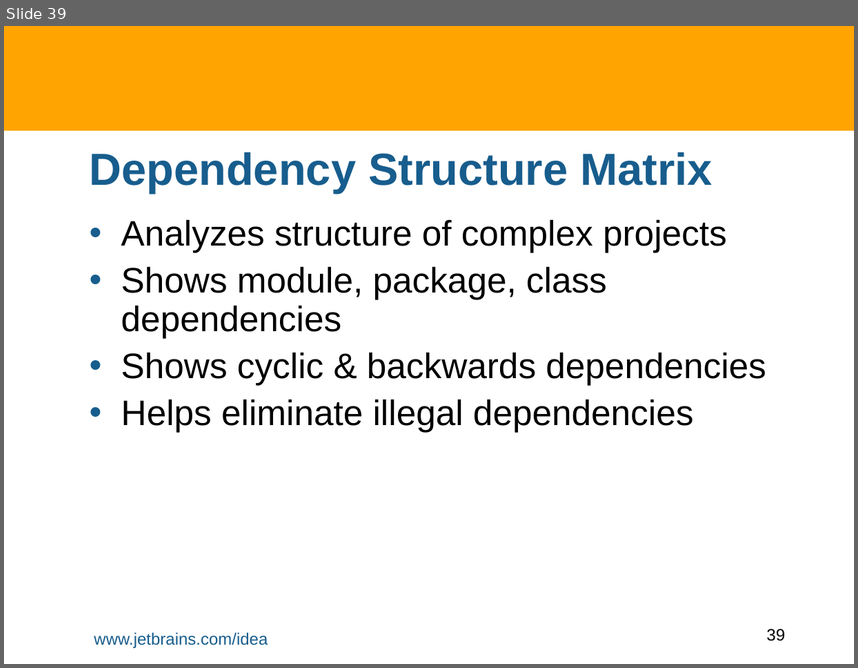
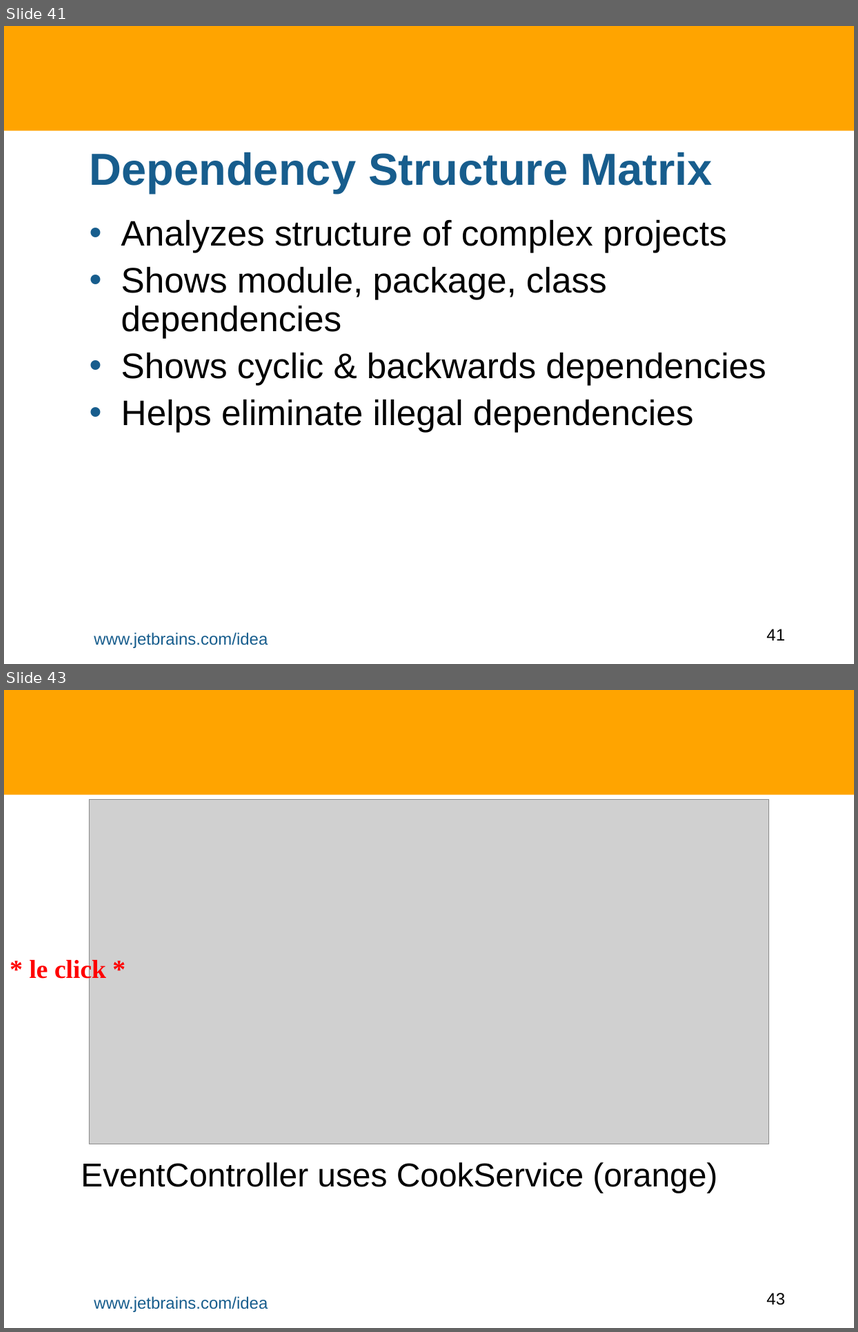
Before and after one commit to HamletDRC/presentations, a slide deck: staticanalysis/StaticAnalysisInIDEA.odp. Shown one above the other, each under a label of ours: slide 39 before the commit, slides 41 and 43 after it; the slides between them are not shown. The pictures are 858x668 and 858x1332 pixels, drawn with LibreOffice and Linux fonts; fonts in the diff are those of the drawing; grey boxes stand for pictures; background and template pictures are left out. Boxes give left, top, right and bottom in pixels: in the first picture for what was removed or moved away, otherwise in the second. Text is boxed around its words. In the diff, an @@ line names an element or a change of style, - is before the commit and + after.

```diff
--- a/staticanalysis/StaticAnalysisInIDEA.odp
+++ b/staticanalysis/StaticAnalysisInIDEA.odp
@@ slide 43 added at (4, 690, 854, 1328), background #FFFFFF; not listed: 3 template elements that a slide beside it also shows @@
@@ picture added at (89, 800, 769, 1144) @@
@@ text added at (30, 958, 106, 983), 22 pt, text #FF0000, bold @@
+* le click *
@@ subtitle added at (81, 1162, 717, 1192), 28 pt, text #000000 @@
+EventController uses CookService (orange)
@@ what was slide 39 is now slide 41 @@
@@ page number at (766, 628, 785, 640): text changed @@
-39
+41
```
Also in this commit, not shown: 7 slides changed, 6 other slides added, 1 slide removed, 2 other files.
